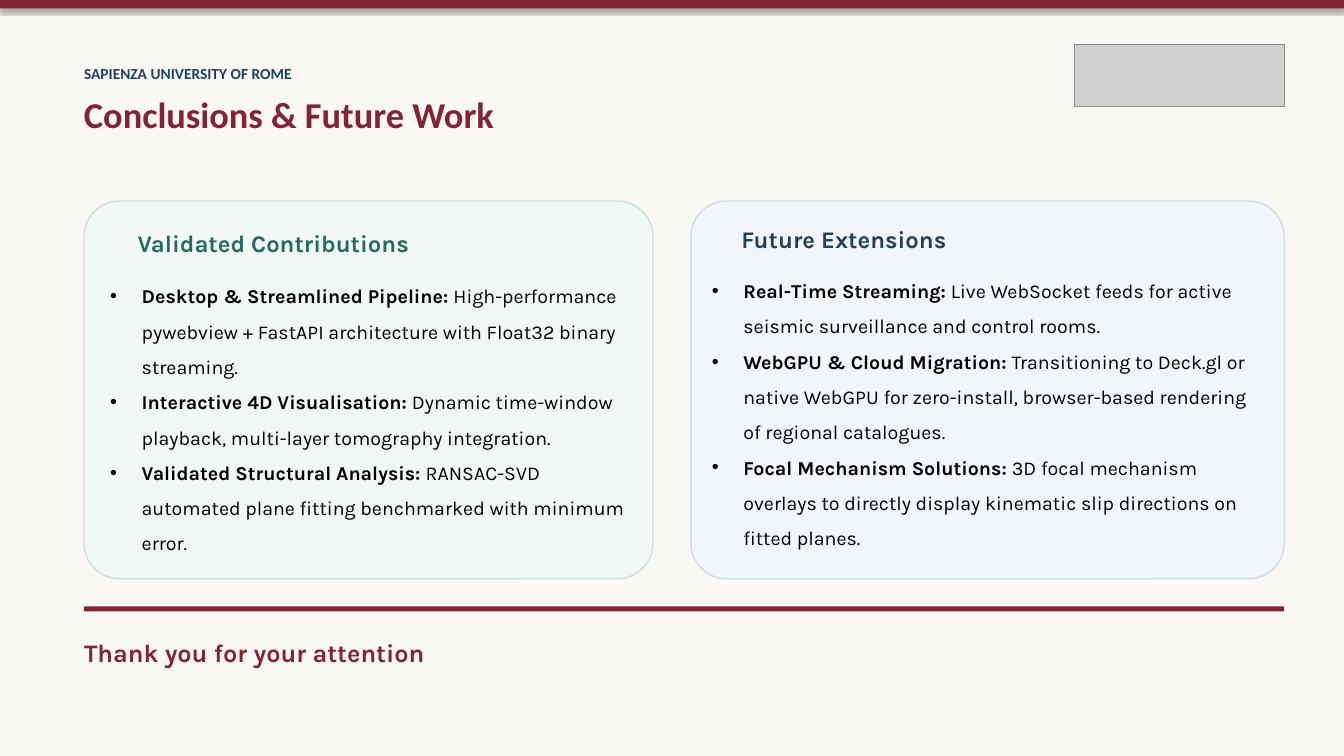
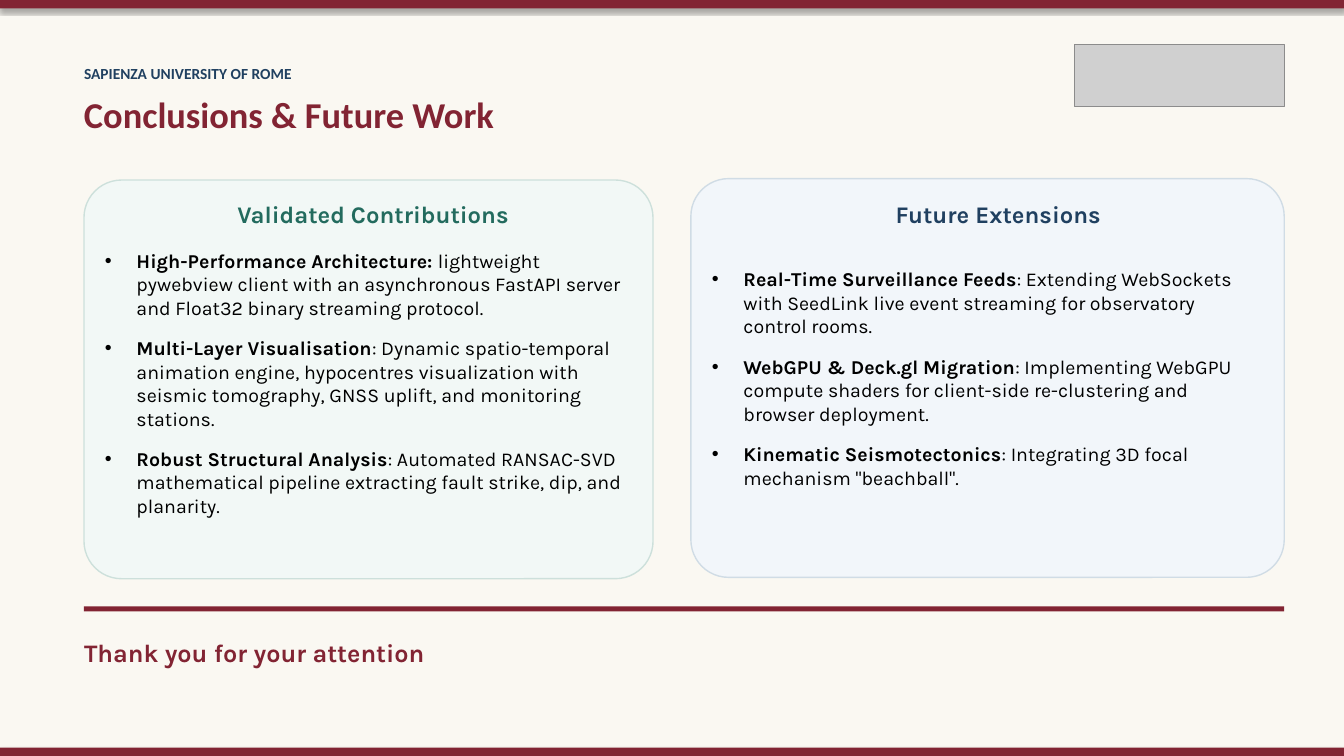
Before and after one commit to Crucio104/Seismic-Viewer-Presentation, a slide deck: slide 14 of thesis/presentation/Seismic Viewer - Thesis Defense.pptx. Drawn at 1344x756 pixels with LibreOffice and Linux fonts; fonts in the diff are those of the drawing; grey boxes stand for pictures; background and template pictures are left out. Boxes give left, top, right and bottom in pixels: in the first picture for what was removed or moved away, otherwise in the second. Text is boxed around its words. In the diff, an @@ line names an element or a change of style, - is before the commit and + after.

```diff
--- a/thesis/presentation/Seismic Viewer - Thesis Defense.pptx
+++ b/thesis/presentation/Seismic Viewer - Thesis Defense.pptx
@@ rounded rectangle resized from (x1=691, y1=201, x2=1285, y2=579) to (x1=691, y1=178, x2=1285, y2=578) @@
@@ rounded rectangle resized from (x1=84, y1=201, x2=653, y2=579) to (x1=84, y1=180, x2=653, y2=580) @@
@@ text "Validated Contributions" moved from (x1=138, y1=235, x2=409, y2=253) to (x1=237, y1=206, x2=509, y2=224) @@
@@ text "Future Extensions" moved from (x1=741, y1=231, x2=946, y2=249) to (x1=896, y1=206, x2=1100, y2=224) @@
@@ text at (x1=136, y1=254, x2=621, y2=518): text changed @@
-• Desktop & Streamlined Pipeline: High-performance pywebview + FastAPI architecture with Float32 binary streaming.
-• Interactive 4D Visualisation: Dynamic time-window playback, multi-layer tomography integration.
-• Validated Structural Analysis: RANSAC-SVD automated plane fitting benchmarked with minimum error.
+• High-Performance Architecture: lightweight pywebview client with an asynchronous FastAPI server and Float32 binary streaming protocol.
+• Multi-Layer Visualisation: Dynamic spatio-temporal animation engine, hypocentres visualization with seismic tomography, GNSS uplift, and monitoring stations.
+• Robust Structural Analysis: Automated RANSAC-SVD mathematical pipeline extracting fault strike, dip, and planarity.
@@ text at (x1=743, y1=272, x2=1231, y2=486): text changed @@
-• Real-Time Streaming: Live WebSocket feeds for active seismic surveillance and control rooms.
-• WebGPU & Cloud Migration: Transitioning to Deck.gl or native WebGPU for zero-install, browser-based rendering of regional catalogues.
-• Focal Mechanism Solutions: 3D focal mechanism overlays to directly display kinematic slip directions on fitted planes.
+• Real-Time Surveillance Feeds: Extending WebSockets with SeedLink live event streaming for observatory control rooms.
+• WebGPU & Deck.gl Migration: Implementing WebGPU compute shaders for client-side re-clustering and browser deployment.
+• Kinematic Seismotectonics: Integrating 3D focal mechanism "beachball".
@@ rectangle added at (x1=0, y1=748, x2=1344, y2=756), fill #822433 @@
```
Also in this commit, not shown: 12 other slides changed, 2 slides added, 1 slide removed, 32 other files.
